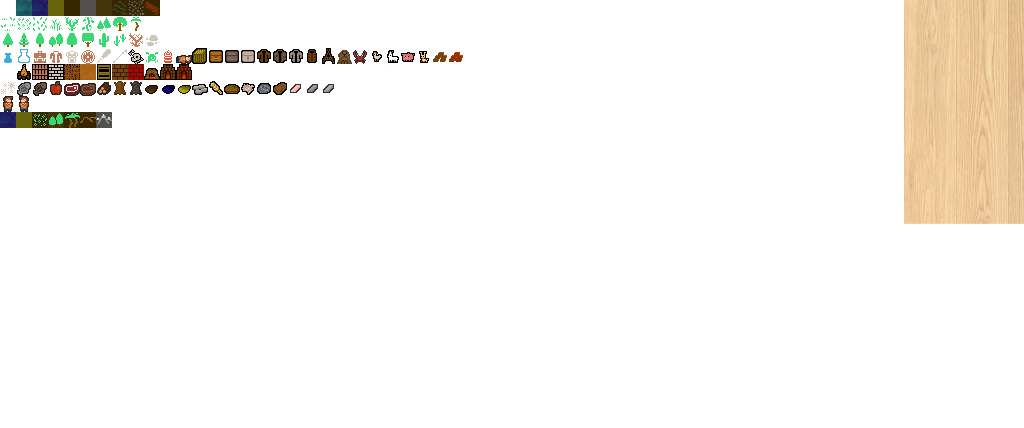
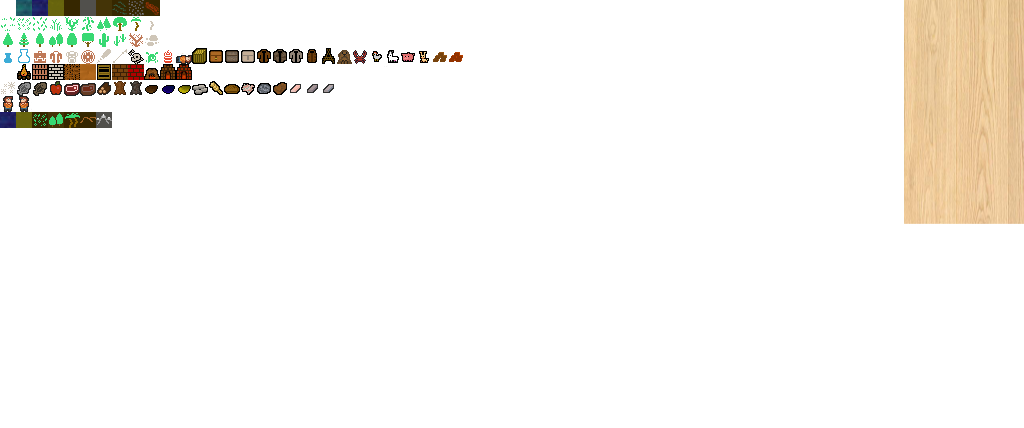
Layer changes from the first 1024×428 image to the second:
painted on "tilesheet.png" over [150, 21, 154, 30]
